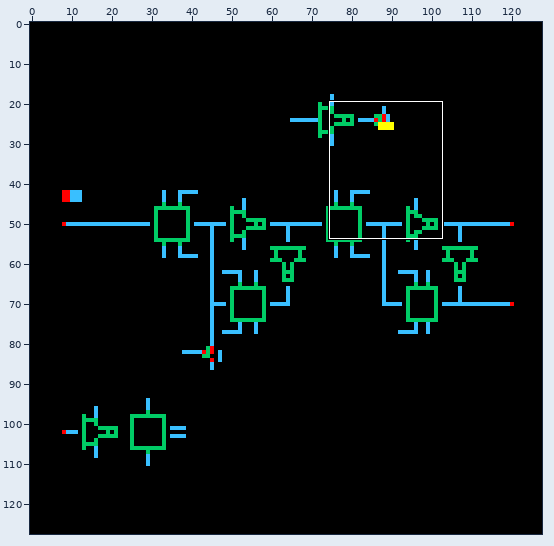
Sprite sheet: pixel/dff/schematic/thumbnail_128x128.png. The first picture is a wide view before the edit; the outline marks the close-up.
Close-up. Before the commit:
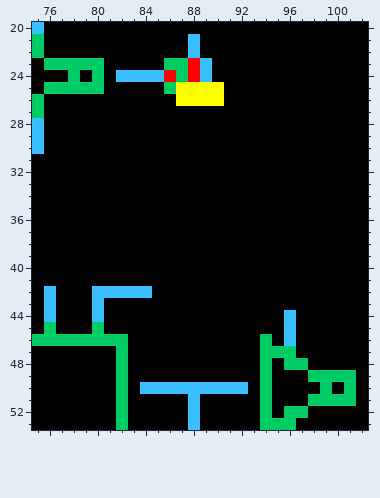
The file is 128x128 pixels. Shown: x 75..102, y 20..53.
After the commit:
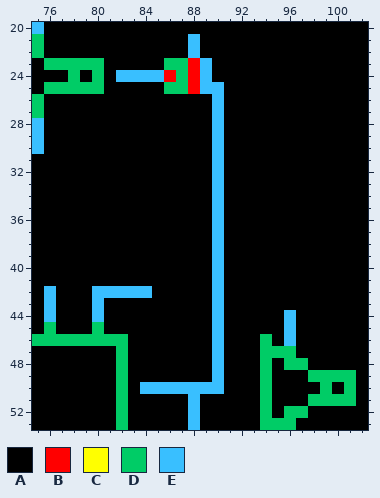
Palette (. is transparent): A #000000  B #ff0000  C #ffff00  D #00cc66  E #39bfff
Difference:
Changed rows in their new state; - is an unchanged pixel.
first column x 87:
25 DBEE--
26 AAAE--
27 ---E--
28 ---E--
29 ---E--
30 ---E--
31 ---E--
32 ---E--
33 ---E--
34 ---E--
35 ---E--
36 ---E--
37 ---E--
38 ---E--
39 ---E--
40 ---E--
41 ---E--
42 ---E--
43 ---E--
44 ---E--
45 ---E--
46 ---E--
47 ---E--
48 ---E--
49 ---E--
50 ----AA
